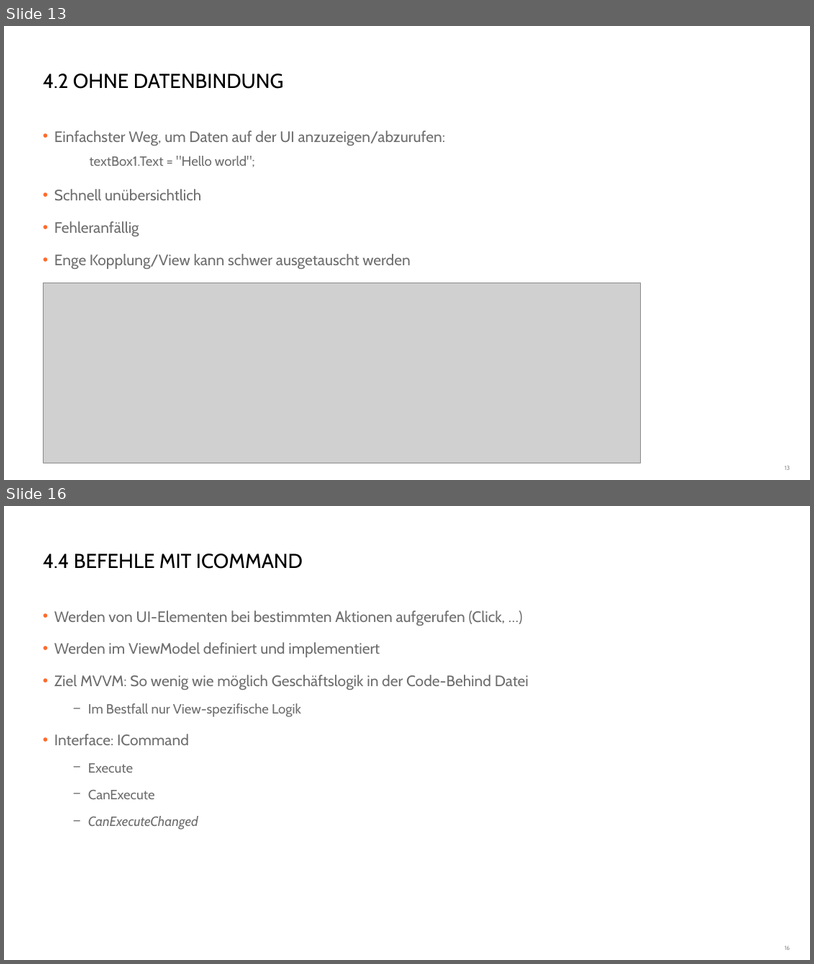
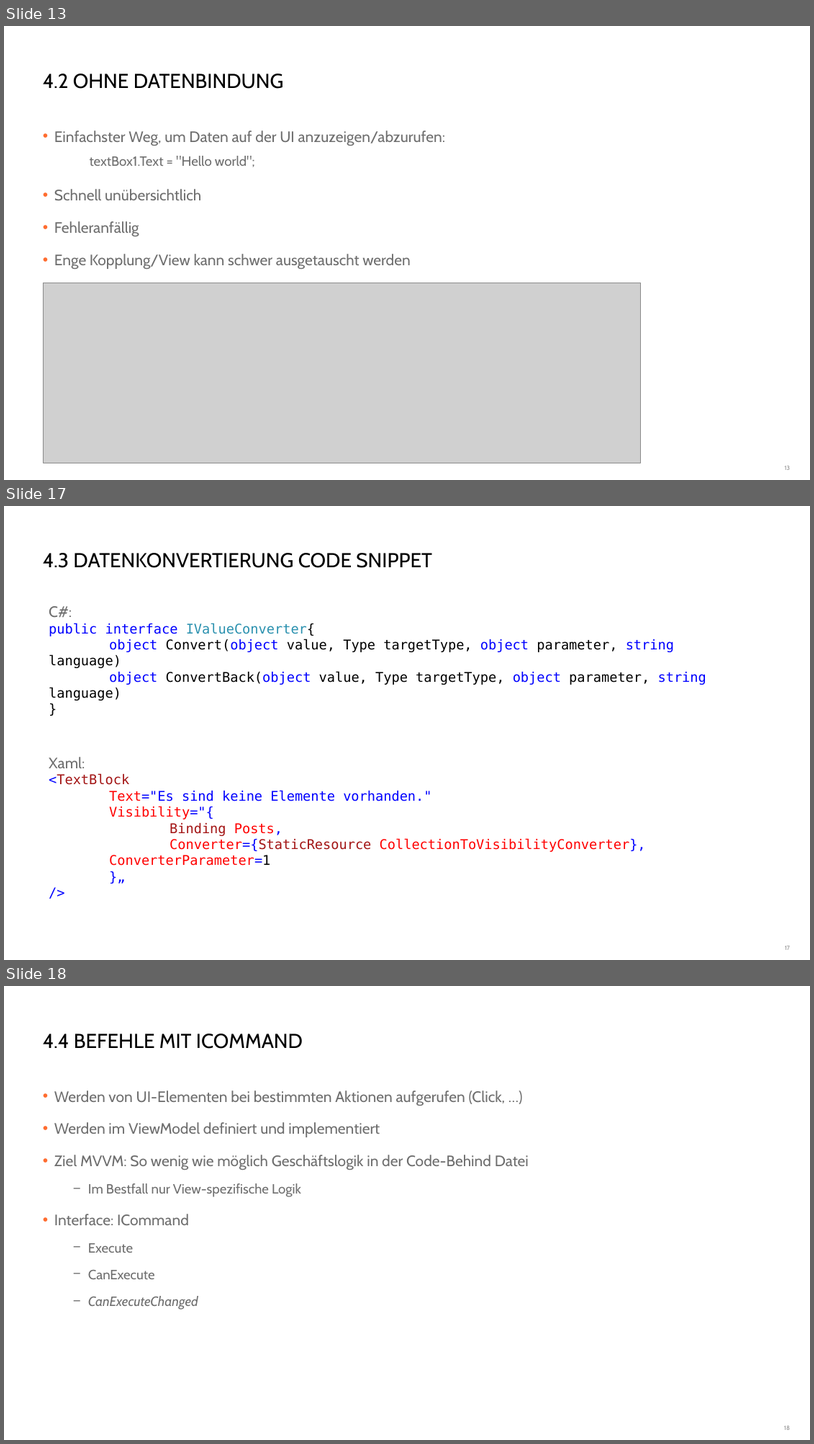
Before and after one commit to danielbeckmann/DotNETJumpStart, a slide deck: 06. Universal Windows Platform/Entwicklung einer App für die universelle Windows Plattform.pptx. Shown one above the other, each under a label of ours: slides 13 and 16 before the commit, slides 13, 17 and 18 after it; the slides between them are not shown. The pictures are 814x964 and 814x1444 pixels, drawn with LibreOffice and Linux fonts; fonts in the diff are those of the drawing; grey boxes stand for pictures; background and template pictures are left out. Boxes give left, top, right and bottom in pixels: in the first picture for what was removed or moved away, otherwise in the second. Text is boxed around its words. In the diff, an @@ line names an element or a change of style, - is before the commit and + after.

Commit message:
add code snippets

```diff
--- a/06. Universal Windows Platform/Entwicklung einer App für die universelle Windows Plattform.pptx
+++ b/06. Universal Windows Platform/Entwicklung einer App für die universelle Windows Plattform.pptx
@@ slide 17 added at (4, 506, 810, 960), background #FFFFFF @@
@@ title added at (43, 553, 432, 568), 24 pt, text #000000 @@
+4.3 DATENKONVERTIERUNG CODE SNIPPET
@@ text added at (49, 606, 707, 865), 16 pt, text #0000FF @@
+C#:
+public interface IValueConverter{
+object Convert(object value, Type targetType, object parameter, string language)
+object ConvertBack(object value, Type targetType, object parameter, string language)
+}
+Xaml:
+<TextBlock
+Text="Es sind keine Elemente vorhanden."
+Visibility="{
+Binding Posts,
+Converter={StaticResource CollectionToVisibilityConverter}, ConverterParameter=1
+}„
+/>
@@ page number added at (785, 945, 790, 950), 7 pt, text #8C8C8C @@
+17
@@ what was slide 16 is now slide 18 @@
@@ page number at (784, 1425, 790, 1430): text changed @@
-16
+18
```
Also in this commit, not shown: 3 slides changed, 2 other slides added.
